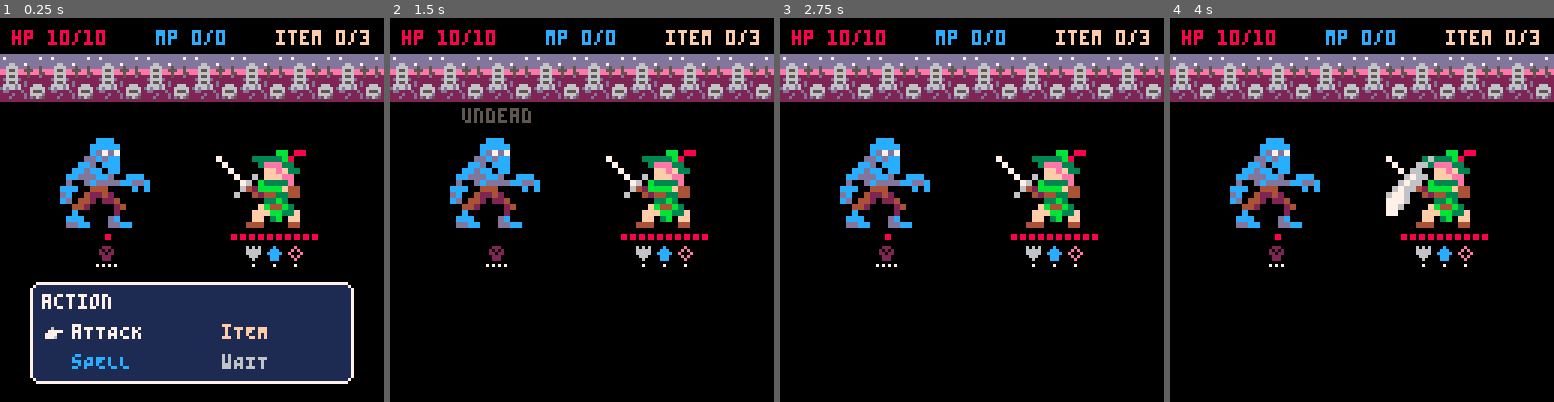
Above: before the commit, frames 1-4 (left to right).
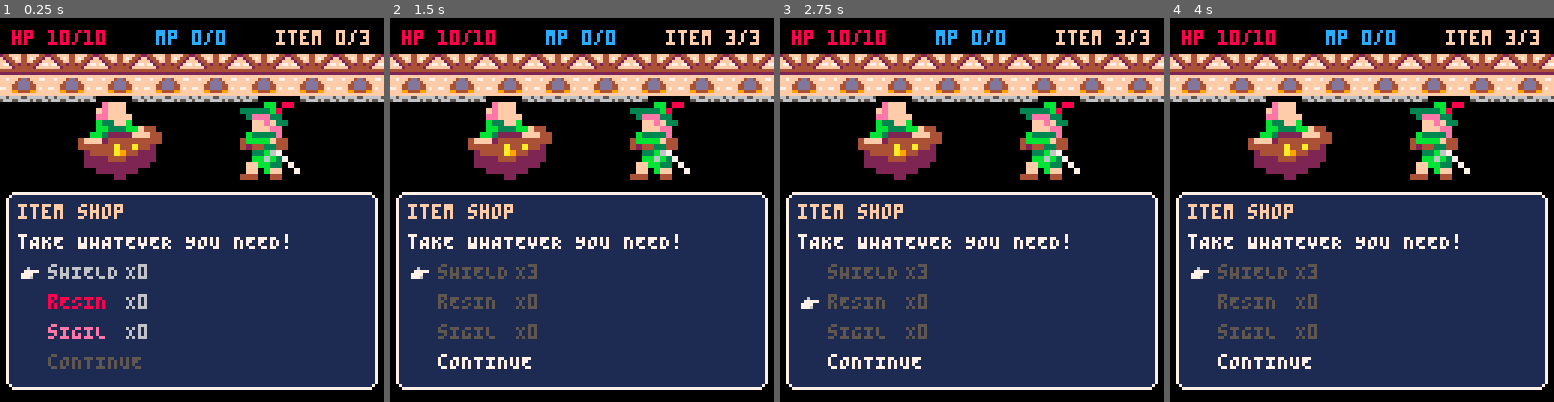
Above: after the commit, the same moments.

Repository: AddisonMink/pico8-prg
Game: PICO-8 cartridge main.p8
Same seed, same stepped clock (60 frames per second), same inputs: the game is played once before the commit and once after it.
Inputs:
- Up to frame 1 (0.25 s): no input
- Up to frame 2 (1.5 s): tap O (Z key) at 0.33, 0.7, 1.43 s; tap X (X key) at 1.07 s
- Up to frame 3 (2.75 s): hold Left 1.97-2.37 s; tap X (X key) at 2.07, 2.4, 2.73 s; tap O (Z key) at 2.22 s; hold Down from 2.42 s (still down)
- Up to frame 4 (4 s): release Down at 2.82 s; hold Right 2.87-3.53 s; tap X (X key) at 3.07, 3.4, 3.73 s; tap O (Z key) at 3.1, 3.98 s; hold Up from 3.58 s (still down)

The runs differ from the first frame. In frame 1, 50% of the frame differs, in the area x 0-100%, y 9-97%; in frame 2, 69%, in the area x 0-100%, y 3-97%; in frame 3, 69%; in frame 4, 69%.

Commit message:
add item shop.

Diff:
--- a/battle_menu.lua
+++ b/battle_menu.lua
@@ -1,7 +1,6 @@
 function battle_menu_new()
   local x, y, w, h = 10, 88, 108, 34
   local index_i, index_j = 1, 1
-  global.items = { 1, 2, 0 }
 
   local action_state = {
     title = rich_text_parse("ACTION"),
--- /dev/null
+++ b/item_shop.lua
@@ -0,0 +1,66 @@
+function item_shop_new()
+  local x, y, w, h = 2, 58, 124, 66
+  local index = 1
+  local title = rich_text_parse("<c15>ITEM SHOP")
+  local text = rich_text_parse("Take whatever you need!")
+
+  local options = {
+    rich_text_parse(item_shield.name),
+    rich_text_parse(item_resin.name),
+    rich_text_parse(item_talisman.name),
+    rich_text_parse("Continue")
+  }
+
+  local me = {}
+
+  local function option_valid(i)
+    local full = global.item_count >= global.max_item_count
+    return i == 4 and full or i < 4 and not full
+  end
+
+  function me:load()
+    global.items = { 0, 0, 0 }
+    global.item_count = 0
+    index = 1
+  end
+
+  function me:update()
+    if btnp(2) then
+      index = (index - 2) % 4 + 1
+    elseif btnp(3) then
+      index = index % 4 + 1
+    elseif btnp(4) and option_valid(index) then
+      if index == 4 then
+        return true
+      else
+        global.items[index] += 1
+        global.item_count += 1
+      end
+    end
+  end
+
+  function me:draw()
+    local x, y = x, y
+    draw_background(background.town)
+    draw_npcs(npc.townsman)
+    draw_panel(1, x, y, w, h)
+    x += 4
+    y += 4
+    rich_text_print(title, x, y)
+    y += 10
+    rich_text_print(text, x, y)
+    y += 10
+
+    for i, option in ipairs(options) do
+      local invalid = not option_valid(i)
+      rich_text_print(option, x + 10, y, invalid and 5)
+      if i < 4 then
+        print("X" .. global.items[i], x + 36, y, invalid and 5 or 6)
+      end
+      if i == index then spr(16, x, y) end
+      y += 10
+    end
+  end
+
+  return me
+end
--- a/main.p8
+++ b/main.p8
@@ -15,9 +15,9 @@
 #include enemy.lua
 #include battle_menu.lua
 #include battle.lua
+#include item_shop.lua
 
-global.equipment = { true, true, true }
-dialogue = battle_new(enemy_zombie)
+dialogue = item_shop_new()
 result = nil
 dialogue:load()
 
